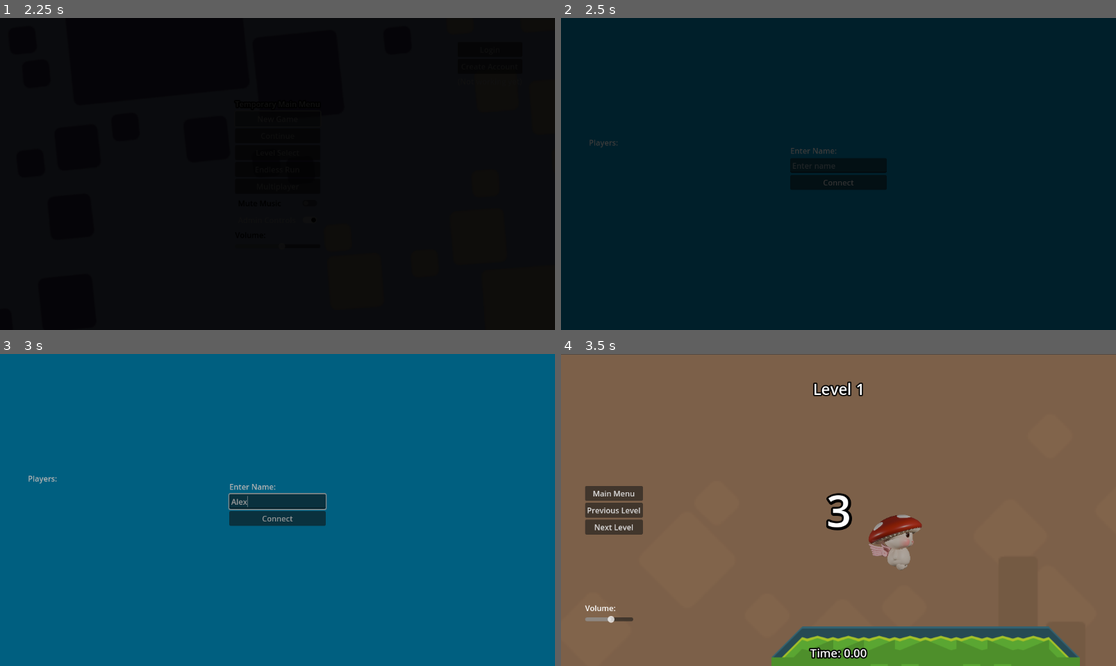
Above: before the commit, frames 1-4 (two rows, left to right).
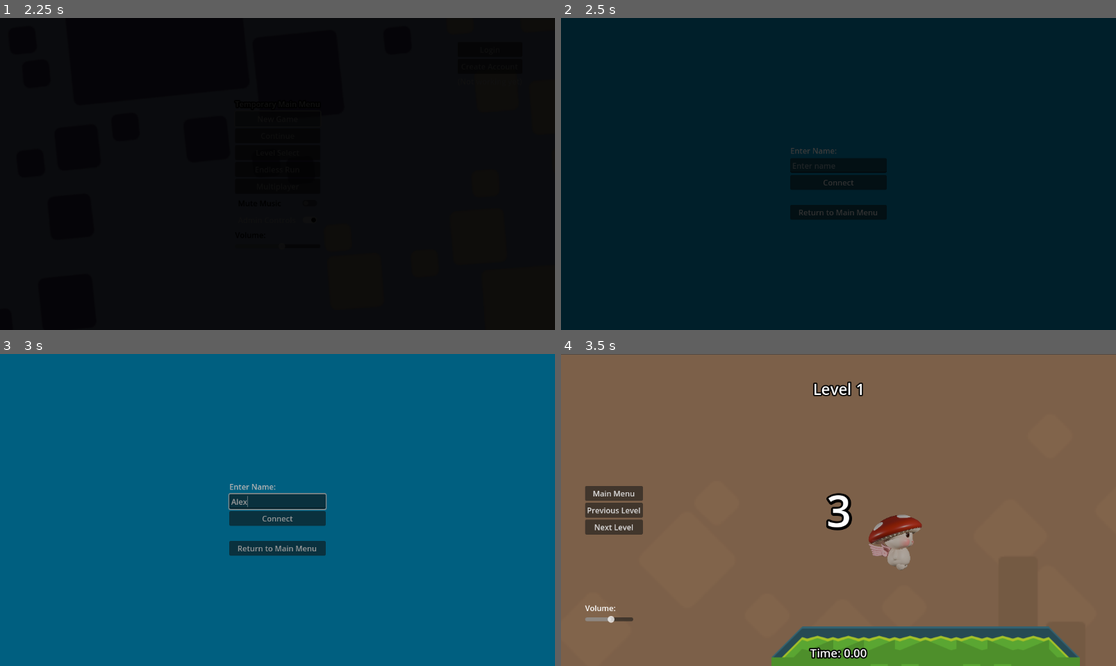
Above: after the commit, the same moments.

Repository: dustngroh/CapstoneProject
Game: Godot game, scene res://scenes/main/Game.tscn
The game is run twice, just before and just after one commit, with the same random seed, the same clock (stepped at 60 frames per second) and the same inputs. The engine's default icon, where the game draws it, is replaced by a stand-in: a white triangle on a blue panel in a dark square.
Inputs (mouse positions are in pixels of both pictures, inside the frame that each line leads up to):
- Up to frame 1 (2.25 s): tap Enter at 0.5 s; hold Right (walk_right) 0.53-1.25 s; tap Space (jump) at 0.77 s; click "Multiplayer" at 1.25 s; click "New Game" at 2 s
- Up to frame 2 (2.5 s): no input
- Up to frame 3 (3 s): click (277, 500) at 2.77 s; type "Alex" at 2.85 s
- Up to frame 4 (3.5 s): no input

Frame 1 is identical in both runs. In frame 2, 0.1% of the frame differs, in the area x 5-57%, y 38-64%; in frame 3, 0.9%, in the area x 5-59%, y 38-65%; in frame 4, nothing differs.

Commit message:
Add connected user count. Notify when players join or leave lobby.

Diff:
--- a/run-game/scenes/common/ui/multiplayer_screen.gd
+++ b/run-game/scenes/common/ui/multiplayer_screen.gd
@@ -4,12 +4,14 @@
 
 @onready var name_field = $VBoxContainer/NameField
 @onready var error_label = $VBoxContainer/ErrorLabel
+@onready var connect_button = $VBoxContainer/ConnectButton
 @onready var find_lobby_button = $VBoxContainer/FindLobbyButton
 @onready var start_button = $VBoxContainer/StartButton
 @onready var lobby_info_label = $LobbyInfoLabel
 @onready var level_number_label = $VBoxContainer/LevelNumberLabel
 @onready var level_number_box = $VBoxContainer/LevelNumberBox
 @onready var player_list_label = $PlayerListLabel
+@onready var connected_users_label = $ConnectedUsersLabel
 
 # Called when the node enters the scene tree for the first time.
 func _ready() -> void:
@@ -19,7 +21,9 @@
 	WebSocketManager.player_joined.connect(_on_player_joined)
 	WebSocketManager.connection_successful.connect(_on_successful_connection)
 	WebSocketManager.connection_failed.connect(_on_failed_connection)
-	WebSocketManager.player_list.connect(_on_player_list_received)
+	WebSocketManager.player_list_update.connect(_on_player_list_updated)
+	WebSocketManager.connected_users.connect(_on_connected_users_received)
+	WebSocketManager.new_host.connect(_on_new_host)
 
 
 # Called every frame. 'delta' is the elapsed time since the previous frame.
@@ -36,14 +40,11 @@
 	error_label.text = ""
 	lobby_info_label.text = "Attempting Connection..."
 	WebSocketManager.connect_to_server(name)
-	#await get_tree().create_timer(1.0).timeout
-	#WebSocketManager.check_connection()
-	#find_lobby_button.visible = true
+
 
 
 func _on_find_lobby_button_pressed() -> void:
 	WebSocketManager.find_or_create_lobby()
-	#WebSocketManager.start_game(1)
 
 
 func start_game(level_number: int) -> void:
@@ -58,9 +59,12 @@
 	level_number_label.visible = true
 	level_number_box.visible = true
 	start_button.visible = true
+	find_lobby_button.disabled = true
+	player_list_label.text = "Players:\n" + WebSocketManager.player_name
 
 func _on_lobby_joined():
 	lobby_info_label.text = "Lobby joined. Wait for host to start."
+	find_lobby_button.disabled = true
 
 func _on_start_button_pressed() -> void:
 	var level_number = level_number_box.value
@@ -69,13 +73,36 @@
 func _on_player_joined(total_players: int):
 	lobby_info_label.text = "Player joined. Total players: " + str(total_players)
 
-func _on_player_list_received(players):
-	var player_names = "\n".join(players)
-	player_list_label.text = "Players:\n" + player_names
+func _on_player_list_updated(player_count, player_names, action, player_name):
+	# Check if a player joined or left
+	if action == "joined":
+		lobby_info_label.text = player_name + " joined. Total players: " + str(player_count)
+	else:
+		lobby_info_label.text = player_name + " left. Total players: " + str(player_count)
+
+	# Update the list of player names
+	var players = "\n".join(player_names)
+	player_list_label.text = "Players:\n" + players
+
+func _on_connected_users_received(user_count):
+	connected_users_label.text = "Users Online: " + str(user_count)
+
+func _on_new_host():
+	start_button.visible = true
 
 func _on_successful_connection():
 	lobby_info_label.text = "Successfully Connected."
 	find_lobby_button.visible = true
+	connect_button.disabled = true
+	name_field.editable = false
 
 func _on_failed_connection():
 	lobby_info_label.text = "Could not connect to server."
+
+
+func _on_main_menu_button_pressed() -> void:
+	WebSocketManager.disconnect_from_server()
+	MusicManager.play_music("res://assets/audio/music/Lite Saturation - Calm.mp3")
+	var game = get_tree().root.get_node("Game")
+	if game:
+		game.load_level("res://scenes/main/MainMenu.tscn")
--- a/run-game/scenes/common/ui/multiplayer_screen.tscn
+++ b/run-game/scenes/common/ui/multiplayer_screen.tscn
@@ -73,6 +73,10 @@
 [node name="ErrorLabel" type="Label" parent="VBoxContainer"]
 layout_mode = 2
 
+[node name="MainMenuButton" type="Button" parent="VBoxContainer"]
+layout_mode = 2
+text = "Return to Main Menu"
+
 [node name="LobbyInfoLabel" type="Label" parent="."]
 layout_mode = 1
 anchors_preset = -1
@@ -97,9 +101,24 @@
 offset_top = -11.5
 offset_right = 61.0
 offset_bottom = 11.5
-text = "Players:"
+metadata/_edit_use_anchors_ = true
+
+[node name="ConnectedUsersLabel" type="Label" parent="."]
+layout_mode = 1
+anchors_preset = -1
+anchor_left = 0.5
+anchor_top = 0.949074
+anchor_right = 0.5
+anchor_bottom = 0.949074
+offset_left = -20.0
+offset_top = -23.0
+offset_right = 20.0
+grow_horizontal = 2
+grow_vertical = 0
+horizontal_alignment = 1
 metadata/_edit_use_anchors_ = true
 
 [connection signal="pressed" from="VBoxContainer/ConnectButton" to="." method="_on_connect_button_pressed"]
 [connection signal="pressed" from="VBoxContainer/FindLobbyButton" to="." method="_on_find_lobby_button_pressed"]
 [connection signal="pressed" from="VBoxContainer/StartButton" to="." method="_on_start_button_pressed"]
+[connection signal="pressed" from="VBoxContainer/MainMenuButton" to="." method="_on_main_menu_button_pressed"]
--- a/run-game/scenes/levels/base_multiplayer_level.gd
+++ b/run-game/scenes/levels/base_multiplayer_level.gd
@@ -59,6 +59,7 @@
 
 
 	WebSocketManager.mark_ready()
+	send_player_position()
 
 
 # Called every frame. 'delta' is the elapsed time since the previous frame.
--- a/run-game/scripts/web_socket_manager.gd
+++ b/run-game/scripts/web_socket_manager.gd
@@ -7,9 +7,11 @@
 signal lobby_created
 signal lobby_joined
 signal player_joined(total_players: int)
-signal player_list(player_names)
+signal player_list_update(player_count, player_names, action, player_name)
+signal connected_users(user_count)
 signal connection_successful
 signal connection_failed
+signal new_host
 
 @export var websocket_url = "wss://run-game.xyz:8080"
 
@@ -95,9 +97,14 @@
 			player_joined.emit(data["playerCount"])
 			print("A player joined. Total players: ", data["playerCount"])
 
-		"player_list":
-			player_list.emit(data.players)
-			print(data.players)
+		"player_list_update":
+			player_list_update.emit(data.playerCount, data.players, data.action, data.player)
+
+		"connected_users":
+			connected_users.emit(data.count)
+
+		"new_host":
+			new_host.emit()
 
 		"start_game":
 			print("Game has started!")
Not shown, changed: docs/index.html
Not shown, changed: docs/index.pck
